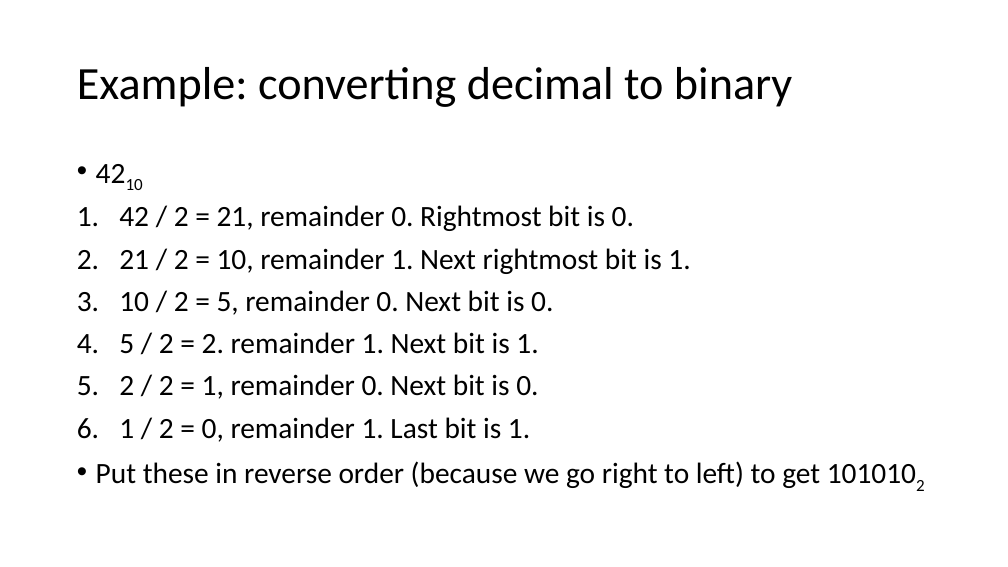
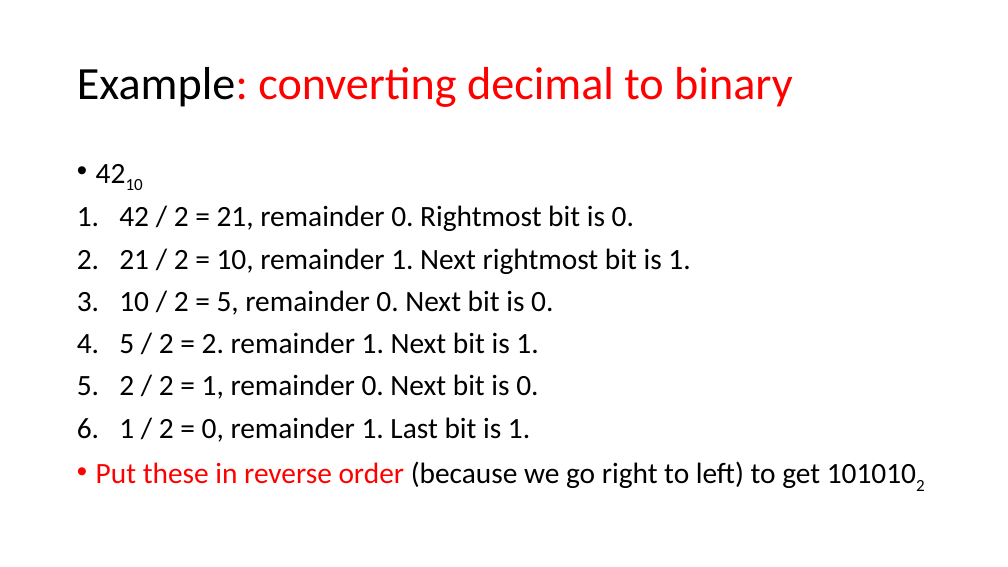
Before and after one commit to vcboy1/Leeds, a slide deck: slide 22 of 26fall/1860/Lecture/Week1.2/Lecture 1.2.1.pptx. Drawn at 1008x567 pixels with LibreOffice and Linux fonts; fonts in the diff are those of the drawing; background and template pictures are left out. Boxes give left, top, right and bottom in pixels: in the first picture for what was removed or moved away, otherwise in the second. Text is boxed around its words. In the diff, an @@ line names an element or a change of style, - is before the commit and + after.

```diff
--- a/26fall/1860/Lecture/Week1.2/Lecture 1.2.1.pptx
+++ b/26fall/1860/Lecture/Week1.2/Lecture 1.2.1.pptx
@@ title "Example: converting decimal to binary" at bbox=[77, 67, 792, 107]: text colour #000000 to #FF0000 in "Example: converting decimal to binary" @@
@@ text at bbox=[96, 461, 820, 488]: text colour #000000 to #FF0000 in "Put these in reverse order" @@
```
Also in this commit, not shown: 7 other slides changed, 18 other files.
